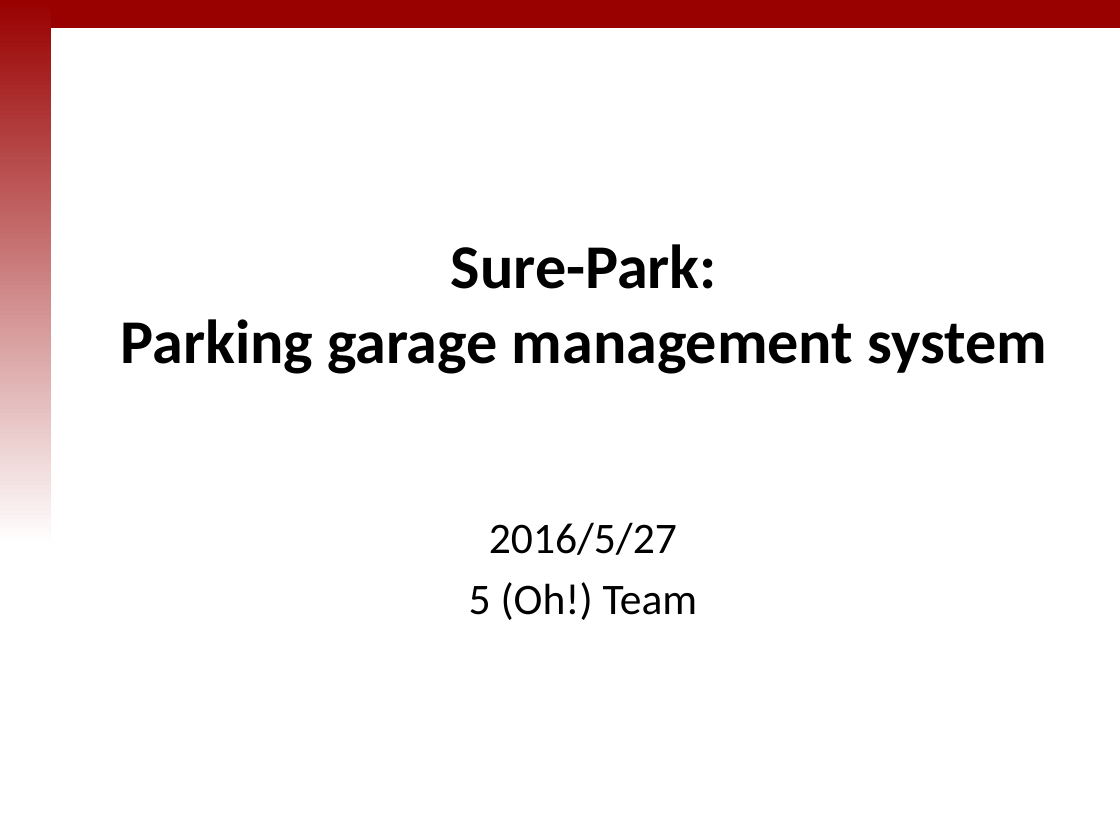
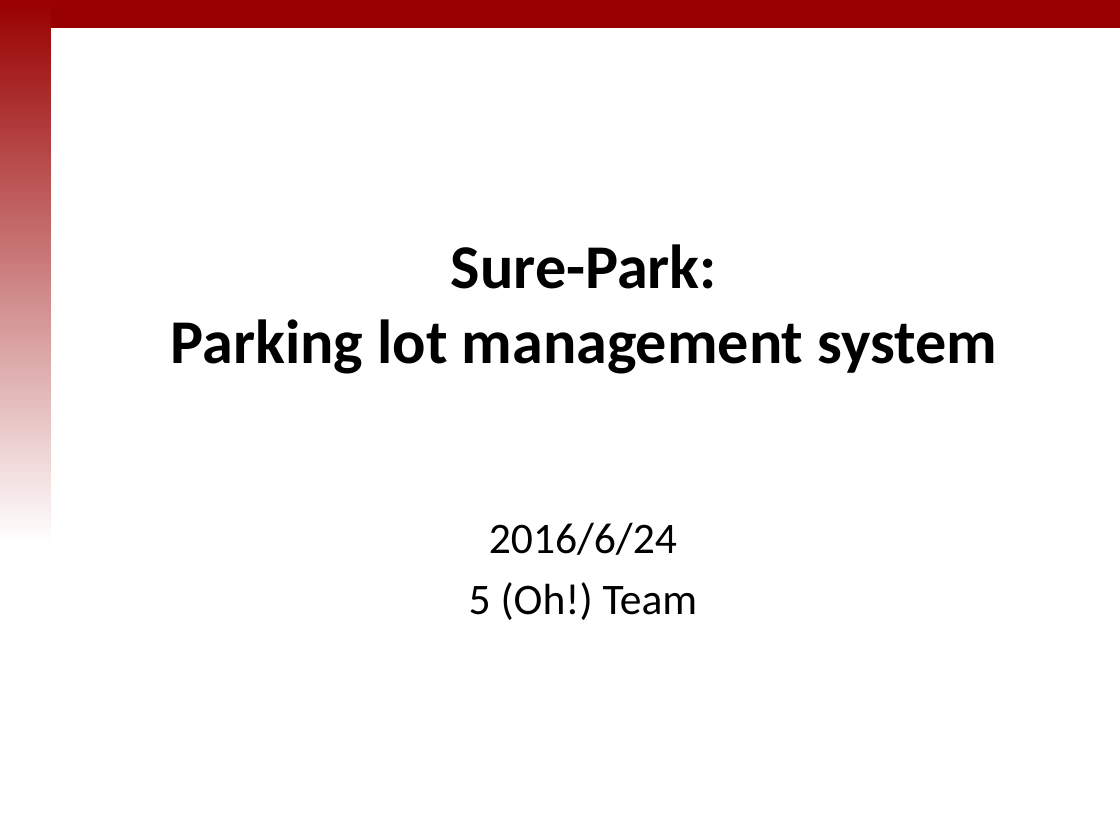
Before and after one commit to iluvjinhee/SureParkSystem, a slide deck: slide 1 of DesignDocument/(5Team_Presentation_002) Final presentation.pptx. Drawn at 1120x840 pixels with LibreOffice and Linux fonts; fonts in the diff are those of the drawing; background and template pictures are left out. Boxes give left, top, right and bottom in pixels: in the first picture for what was removed or moved away, otherwise in the second. Text is boxed around its words. In the diff, an @@ line names an element or a change of style, - is before the commit and + after.

```diff
--- a/DesignDocument/(5Team_Presentation_002) Final presentation.pptx
+++ b/DesignDocument/(5Team_Presentation_002) Final presentation.pptx
@@ title at (x1=171, y1=244, x2=997, y2=374): text changed @@
-Sure-Park:
-Parking garage management system
+Sure-Park:
+Parking lot management system
@@ subtitle at (x1=489, y1=522, x2=677, y2=555): text changed @@
-2016/5/27
+2016/6/24
```
Also in this commit, not shown: 1 other slide changed, 3 other files.
